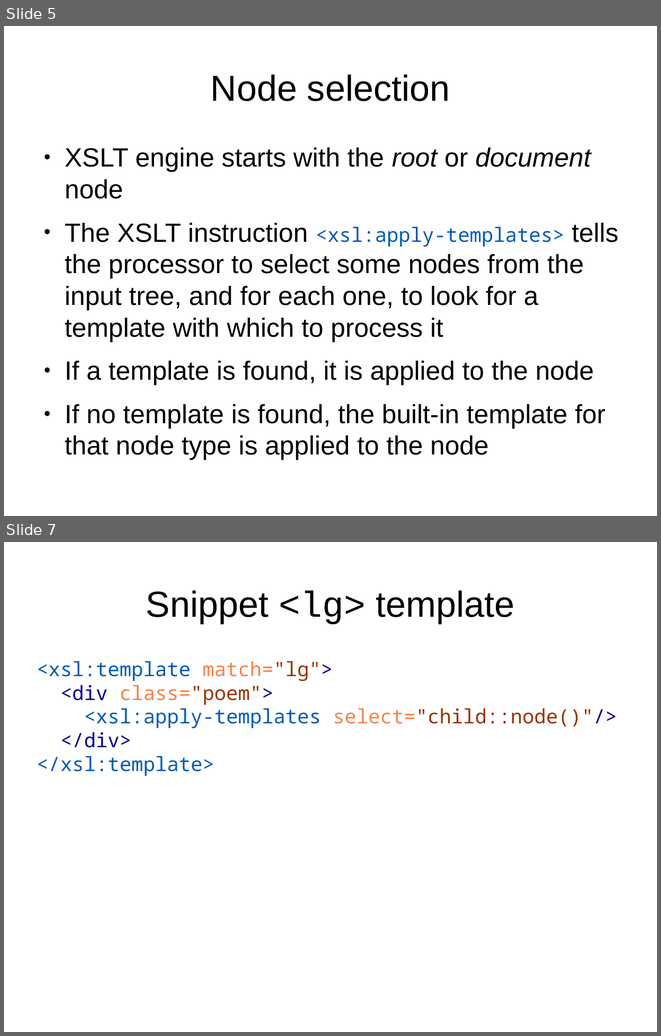
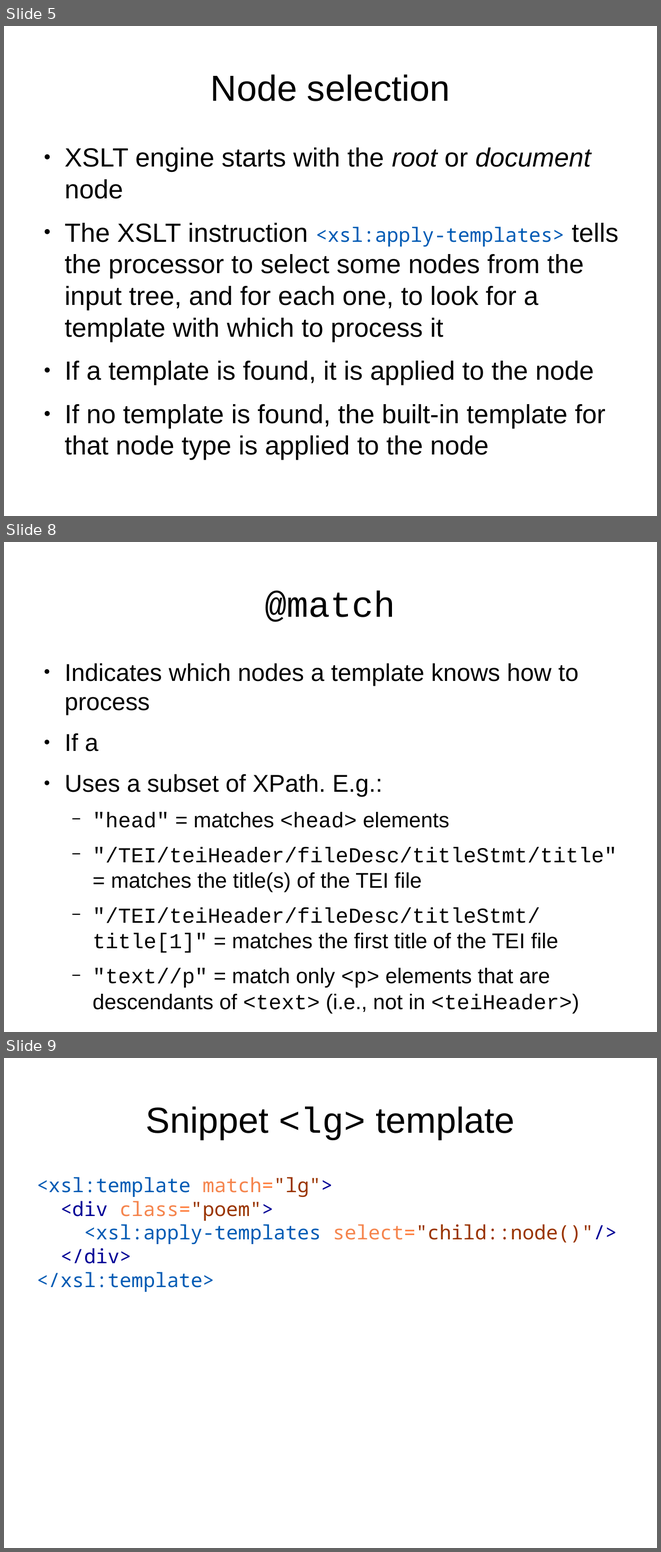
Before and after one commit to martindholmes/XSLT_workshops, a slide deck: intro/presentations/06_processing_model.odp. Shown one above the other, each under a label of ours: slides 5 and 7 before the commit, slides 5, 8 and 9 after it; the slides between them are not shown. The pictures are 661x1036 and 661x1552 pixels, drawn with LibreOffice and Linux fonts; fonts in the diff are those of the drawing. Boxes give left, top, right and bottom in pixels: in the first picture for what was removed or moved away, otherwise in the second. Text is boxed around its words. In the diff, an @@ line names an element or a change of style, - is before the commit and + after.

```diff
--- a/intro/presentations/06_processing_model.odp
+++ b/intro/presentations/06_processing_model.odp
@@ slide 8 added at box(4, 542, 657, 1032), background #FFFFFF @@
@@ title added at box(265, 590, 396, 622), 44 pt, text #000000 @@
+@match
@@ text added at box(64, 663, 617, 1014), 25.9 pt, text #000000 @@
+● Indicates which nodes a template knows how to process
+● If a
+● Uses a subset of XPath. E.g.:
+  − "head" = matches <head> elements
+  − "/TEI/teiHeader/fileDesc/titleStmt/title" = matches the title(s) of the TEI file
+  − "/TEI/teiHeader/fileDesc/titleStmt/title[1]" = matches the first title of the TEI file
+  − "text//p" = match only <p> elements that are descendants of <text> (i.e., not in <teiHeader>)
@@ what was slide 7 is now slide 9 @@
```
Also in this commit, not shown: 1 slide changed, 1 other slide added, 5 other files.
